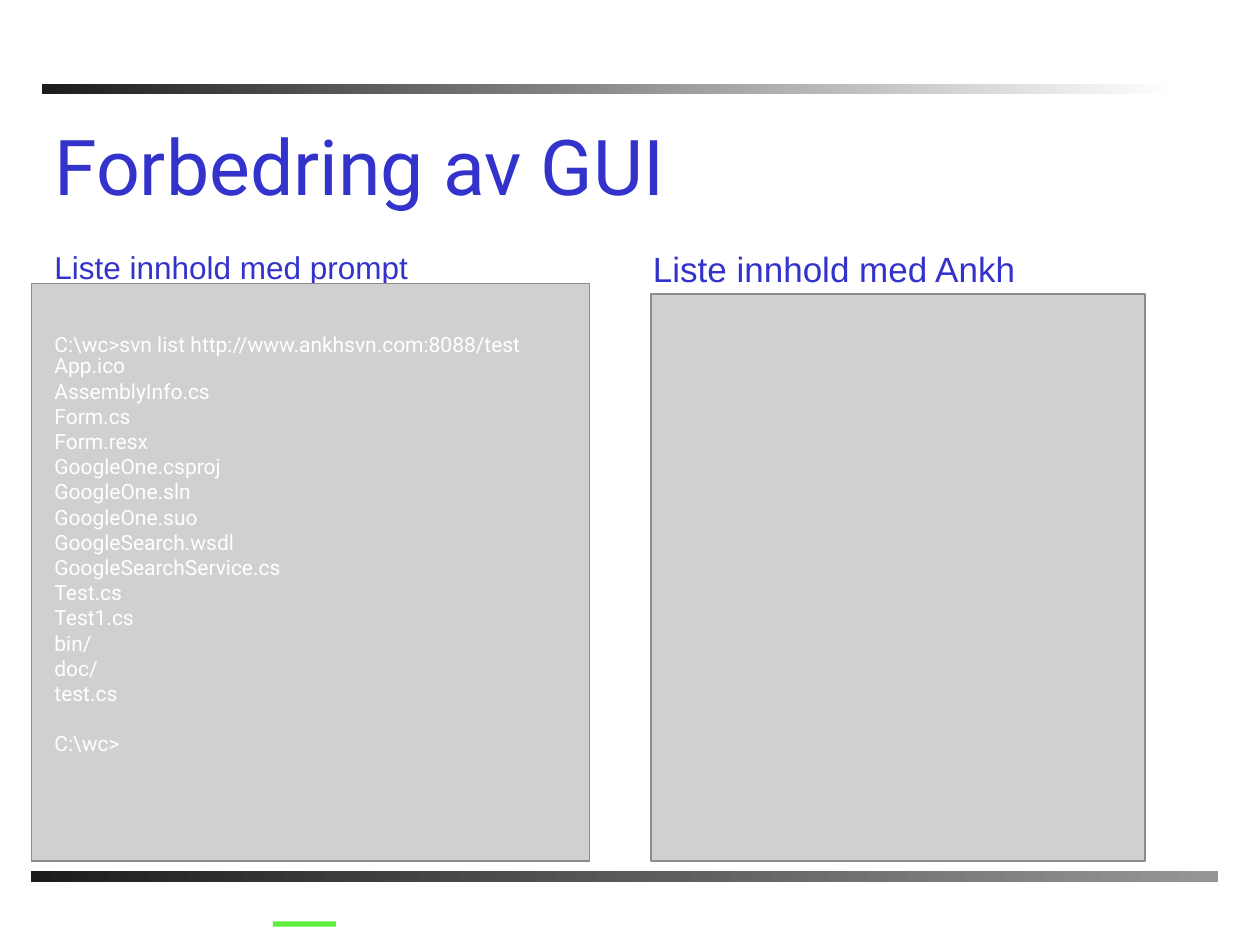
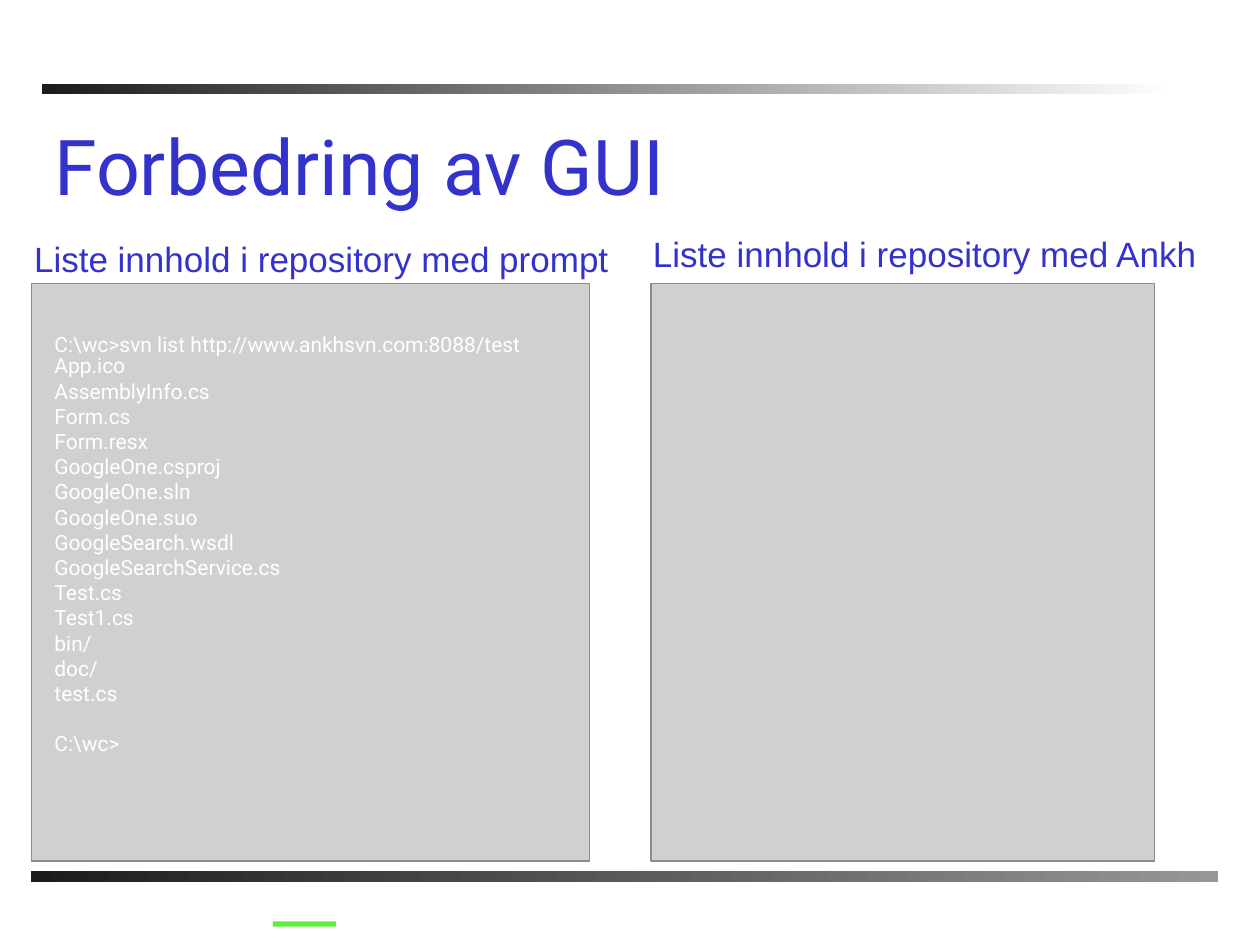
Before and after one commit to PhilJollans/AnkhSVN2019, a slide deck: slide 11 of doc/powerpoint/Subversion_addin_for_VS.NET.ppt. Drawn at 1260x945 pixels with LibreOffice and Linux fonts; fonts in the diff are those of the drawing; grey boxes stand for pictures; background and template pictures are left out. Boxes give left, top, right and bottom in pixels: in the first picture for what was removed or moved away, otherwise in the second. Text is boxed around its words. In the diff, an @@ line names an element or a change of style, - is before the commit and + after.

```diff
--- a/doc/powerpoint/Subversion_addin_for_VS.NET.ppt
+++ b/doc/powerpoint/Subversion_addin_for_VS.NET.ppt
@@ text at (x1=34, y1=246, x2=608, y2=279): text changed; size 18 to 20 pt @@
-Liste innhold med prompt
+Liste innhold i repository med prompt
@@ text at (x1=653, y1=241, x2=1196, y2=274): text changed @@
-Liste innhold med Ankh
+Liste innhold i repository med Ankh
@@ picture resized from (x1=651, y1=294, x2=1145, y2=861) to (x1=651, y1=284, x2=1154, y2=861) @@
```
Also in this commit, not shown: 5 other slides changed, 1 slide added.
